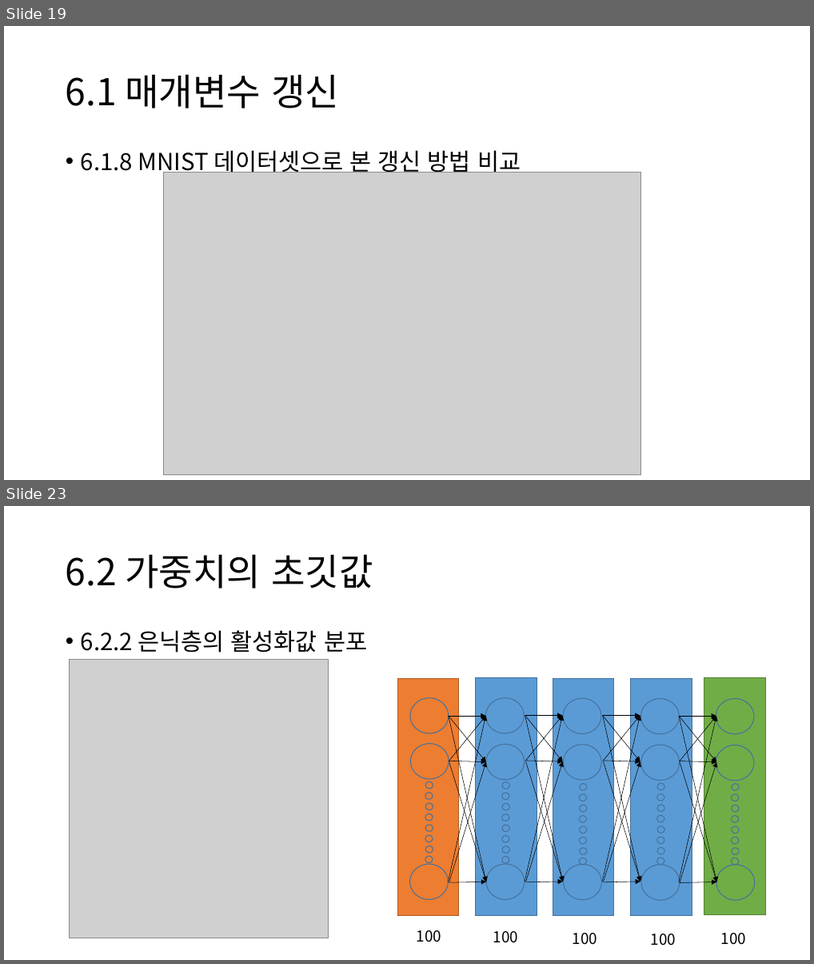
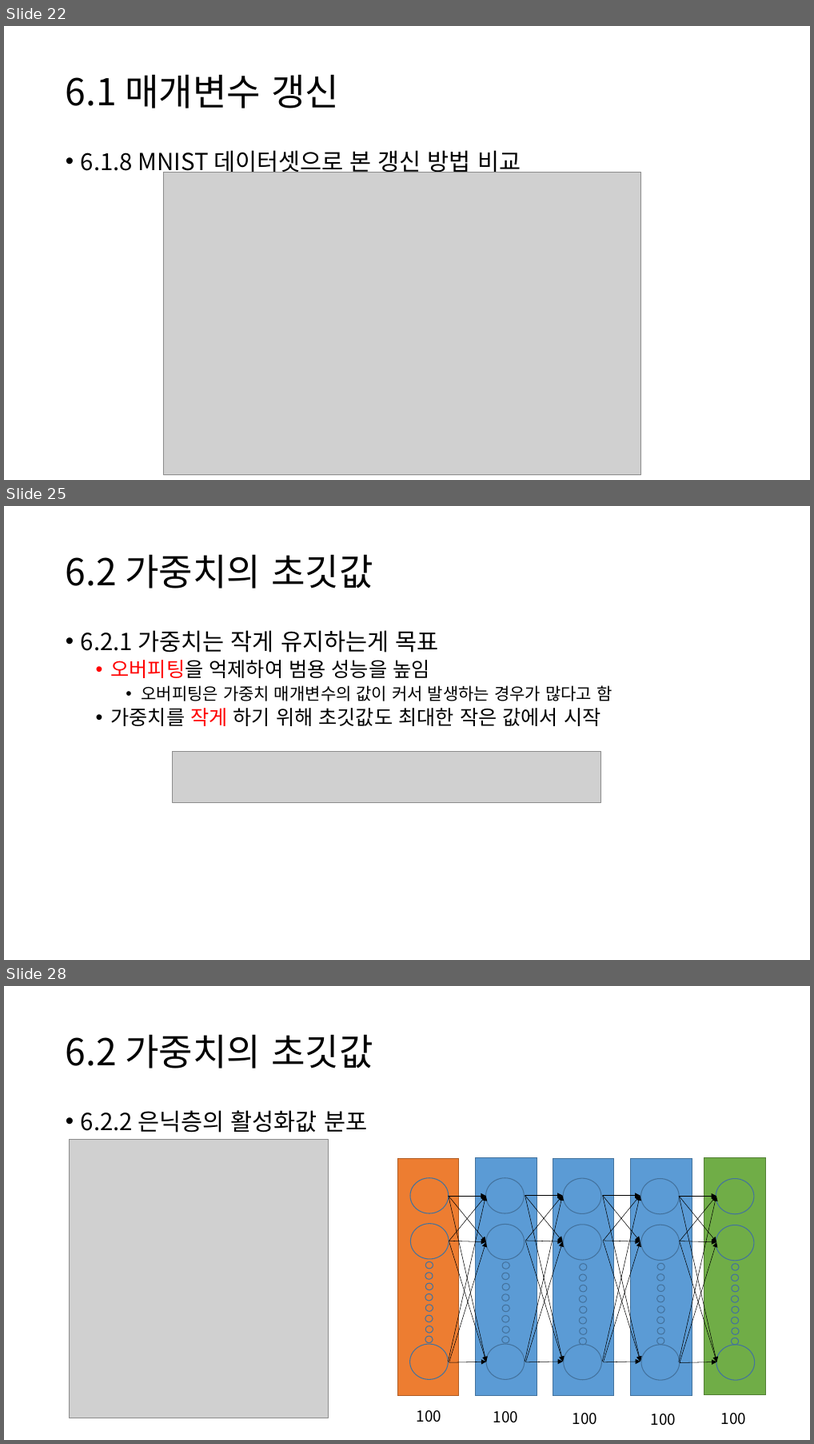
Before and after one commit to DL-StudyGroup/deep_learning_from_scratch, a slide deck: presentation/Week09.학습 관련 기술들.pptx. Shown one above the other, each under a label of ours: slides 19 and 23 before the commit, slides 22, 25 and 28 after it; the slides between them are not shown. The pictures are 814x964 and 814x1444 pixels, drawn with LibreOffice and Linux fonts; fonts in the diff are those of the drawing; grey boxes stand for pictures. Boxes give left, top, right and bottom in pixels: in the first picture for what was removed or moved away, otherwise in the second. Text is boxed around its words. In the diff, an @@ line names an element or a change of style, - is before the commit and + after.

```diff
--- a/presentation/Week09.학습 관련 기술들.pptx
+++ b/presentation/Week09.학습 관련 기술들.pptx
@@ slide 25 added at bbox=[4, 506, 810, 960], background #FFFFFF @@
@@ title added at bbox=[66, 554, 373, 588], 44 pt, text #000000 @@
+6.2 가중치의 초깃값
@@ text added at bbox=[81, 630, 612, 726], 24 pt, text #000000 @@
+• 6.2.1 가중치는 작게 유지하는게 목표
+  • 오버피팅을 억제하여 범용 성능을 높임
+    • 오버피팅은 가중치 매개변수의 값이 커서 발생하는 경우가 많다고 함
+  • 가중치를 작게 하기 위해 초깃값도 최대한 작은 값에서 시작
@@ picture added at bbox=[173, 752, 601, 803] @@
@@ what was slide 19 is now slide 22 @@
@@ what was slide 23 is now slide 28 @@
```
Also in this commit, not shown: 15 slides changed, 5 other slides added, 1 slide removed.
